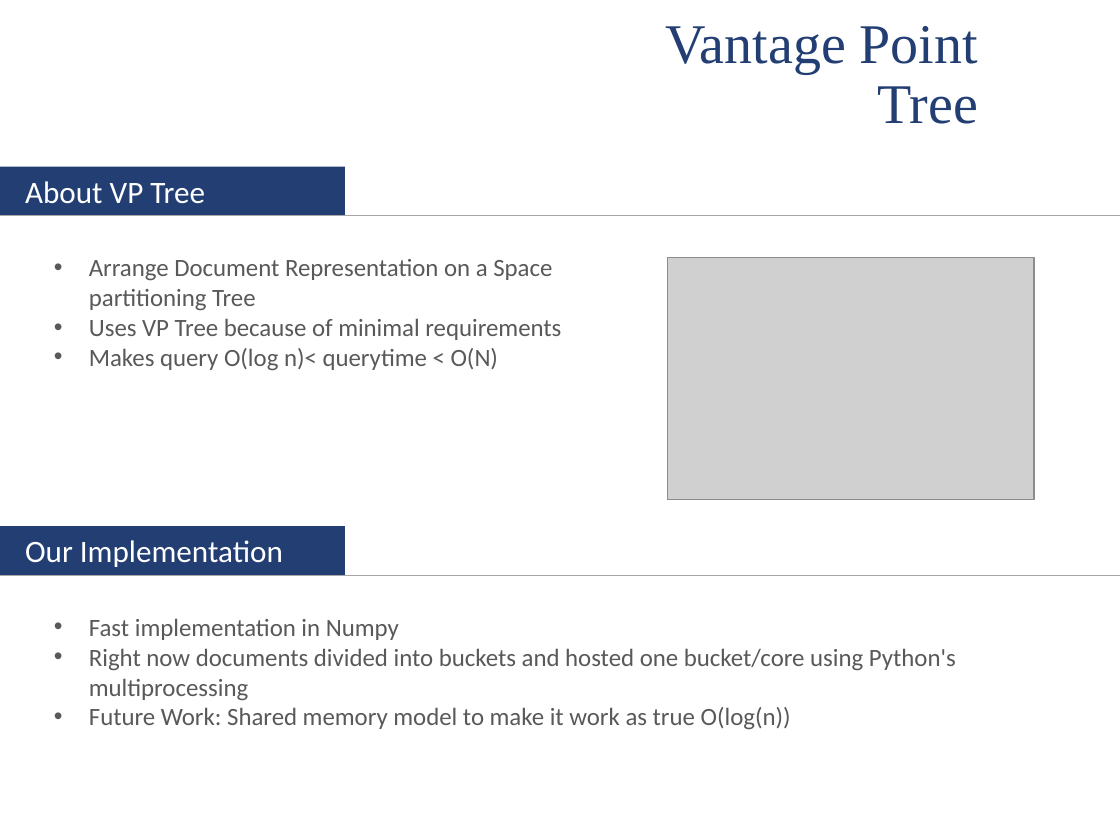
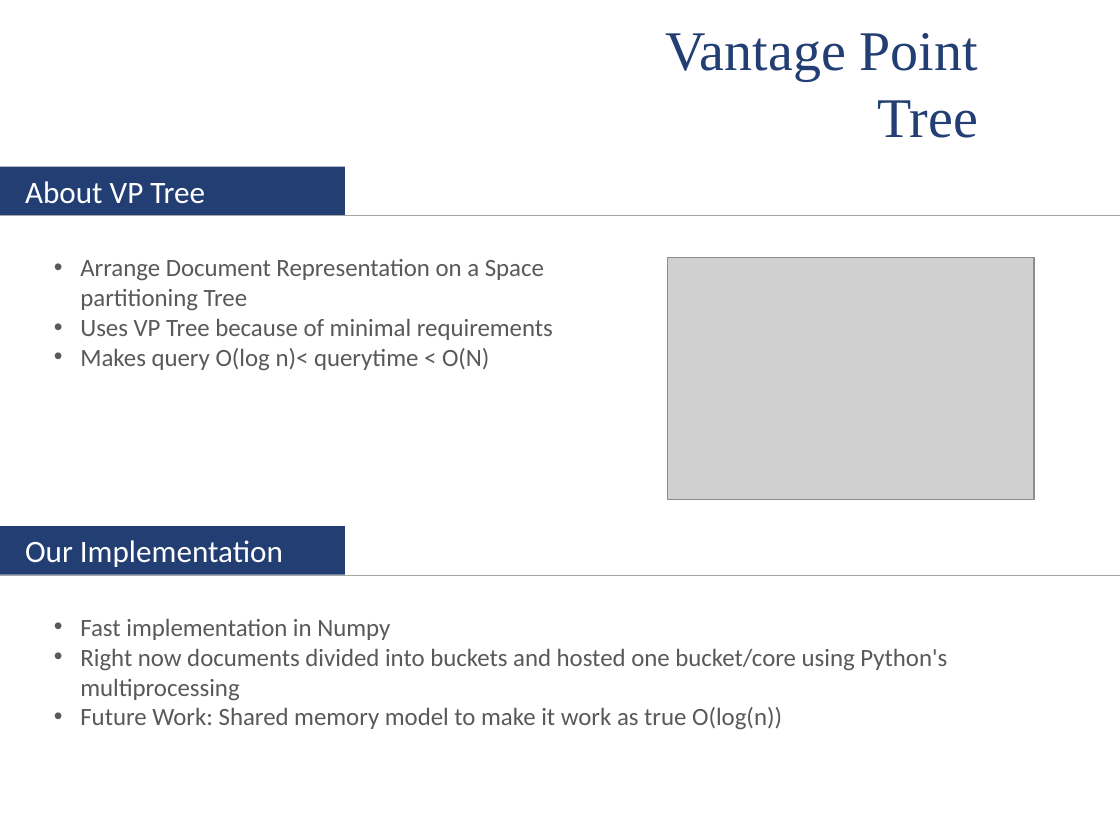
Before and after one commit to ParallelDots/Talks, a slide deck: slide 7 of Fifth_Element_Talk-Muktabh_Mayank.pptx. Drawn at 1120x840 pixels with LibreOffice and Linux fonts; fonts in the diff are those of the drawing; grey boxes stand for pictures; background and template pictures are left out. Boxes give left, top, right and bottom in pixels: in the first picture for what was removed or moved away, otherwise in the second. Text is boxed around its words. In the diff, an @@ line names an element or a change of style, - is before the commit and + after.

```diff
--- a/Fifth_Element_Talk-Muktabh_Mayank.pptx
+++ b/Fifth_Element_Talk-Muktabh_Mayank.pptx
@@ text "Vantage Point Tree" at [666, 33, 979, 138]: line spacing 0.9 to 1 @@
@@ text "Arrange Document Representation on a ..." at [80, 259, 553, 371]: indent changed @@
@@ text "Fast implementation in Numpy" at [80, 618, 947, 730]: indent changed @@
```
Also in this commit, not shown: 12 other slides changed, 1 other file.
